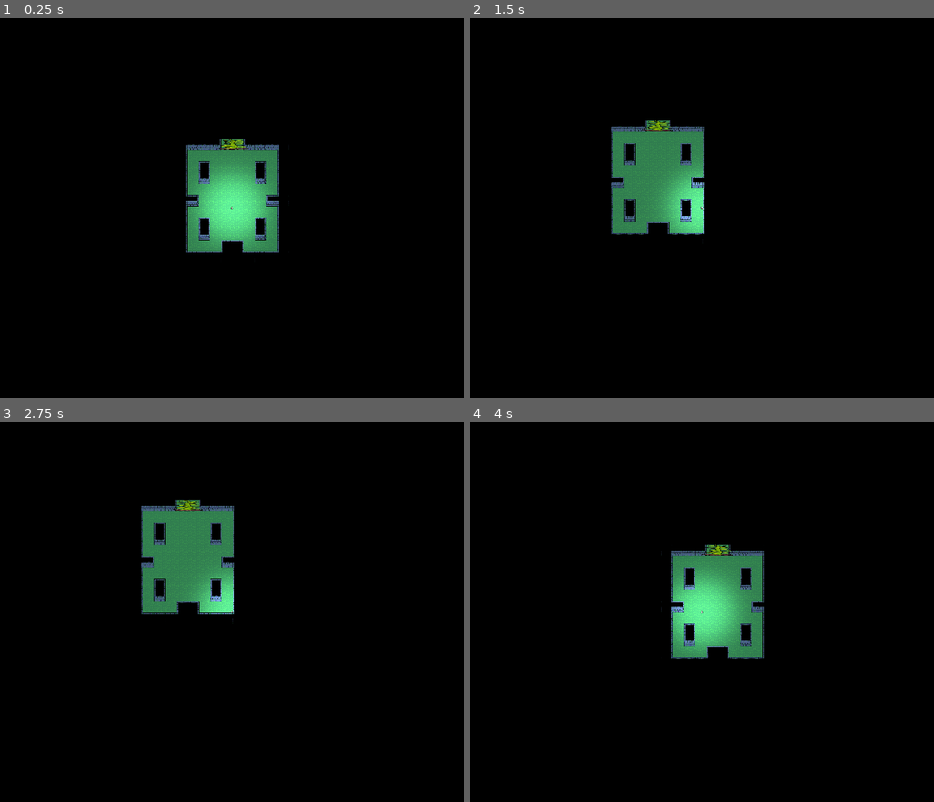
Above: before the commit, frames 1-4 (two rows, left to right).
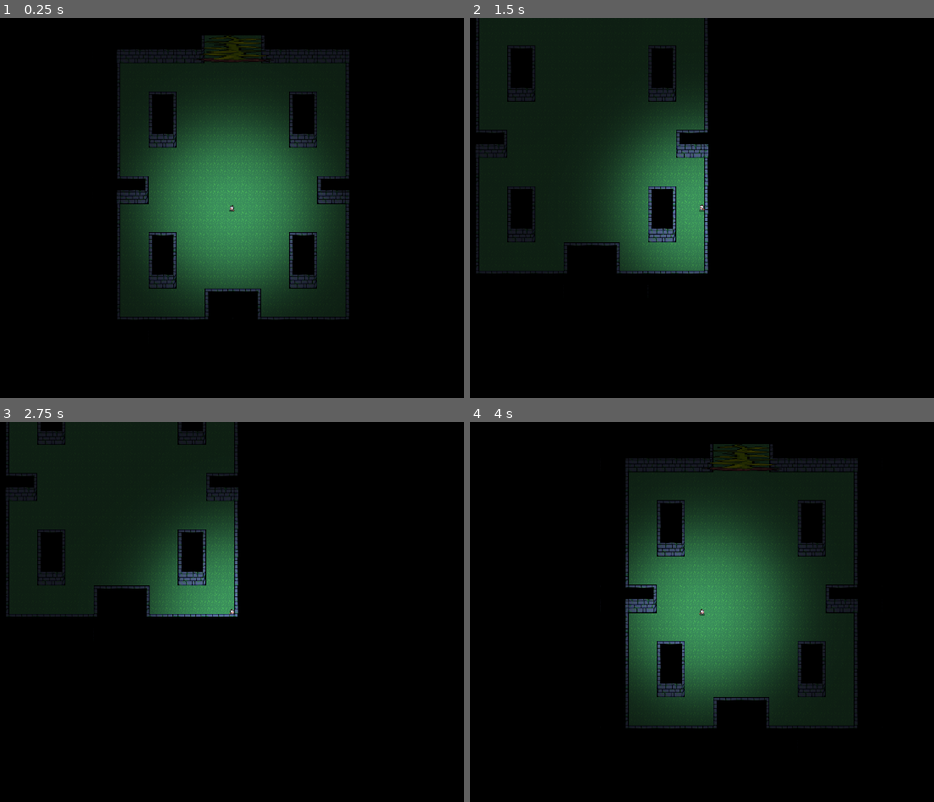
Above: after the commit, the same moments.

Repository: ShellGoldfish0/AbyssStryder
Game: Godot game, scene res://Important_Scenes/Game.tscn
Two runs of this game, one before a commit and one after it. Both use one fixed random seed, a clock stepped at 60 frames per second and the inputs below.
Inputs (mouse positions are in pixels of both pictures, inside the frame that each line leads up to):
- Up to frame 1 (0.25 s): no input
- Up to frame 2 (1.5 s): tap Enter at 0.5 s; move the mouse to (850, 189) at 0.52 s; hold D (ui_right) 0.53-1.28 s; tap Space at 1.25 s; move the mouse to (567, 227) at 1.27 s; hold S (ui_down) from 1.28 s (still down)
- Up to frame 3 (2.75 s): tap Enter at 2 s; move the mouse to (301, 528) at 2.02 s; release S (ui_down) at 2.03 s; hold D (ui_right) from 2.03 s (still down)
- Up to frame 4 (4 s): tap Space at 2.75 s; move the mouse to (669, 688) at 2.77 s; release D (ui_right) at 2.78 s; hold W (ui_up) 2.78-3.53 s; tap Enter at 3.5 s; move the mouse to (906, 669) at 3.52 s; hold A (ui_left) from 3.53 s (still down)

The runs differ from the first frame. In frame 1, 29% of the frame differs, in the area x 25-76%, y 4-80%; in frame 2, 29%; in frame 3, 22%; in frame 4, 29%, in the area x 33-84%, y 5-81%.

Commit message:
0.0.4 pt 2
just fiddled with the lilith wetroom

Diff:
--- a/Important_Scenes/Characters/Player/Lilith.tscn
+++ b/Important_Scenes/Characters/Player/Lilith.tscn
@@ -195,7 +195,7 @@
 
 [node name="Camera2D" type="Camera2D" parent="." index="4"]
 current = true
-zoom = Vector2( 2, 2 )
+zoom = Vector2( 0.8, 0.8 )
 
 [node name="Pause" parent="Camera2D" index="0" instance=ExtResource( 10 )]
 
--- a/Important_Scenes/Game.tscn
+++ b/Important_Scenes/Game.tscn
@@ -9,3 +9,6 @@
 script = ExtResource( 1 )
 
 [node name="Lilith" parent="." instance=ExtResource( 2 )]
+
+[node name="CanvasModulate" type="CanvasModulate" parent="."]
+color = Color( 0.286275, 0.243137, 0.243137, 1 )
